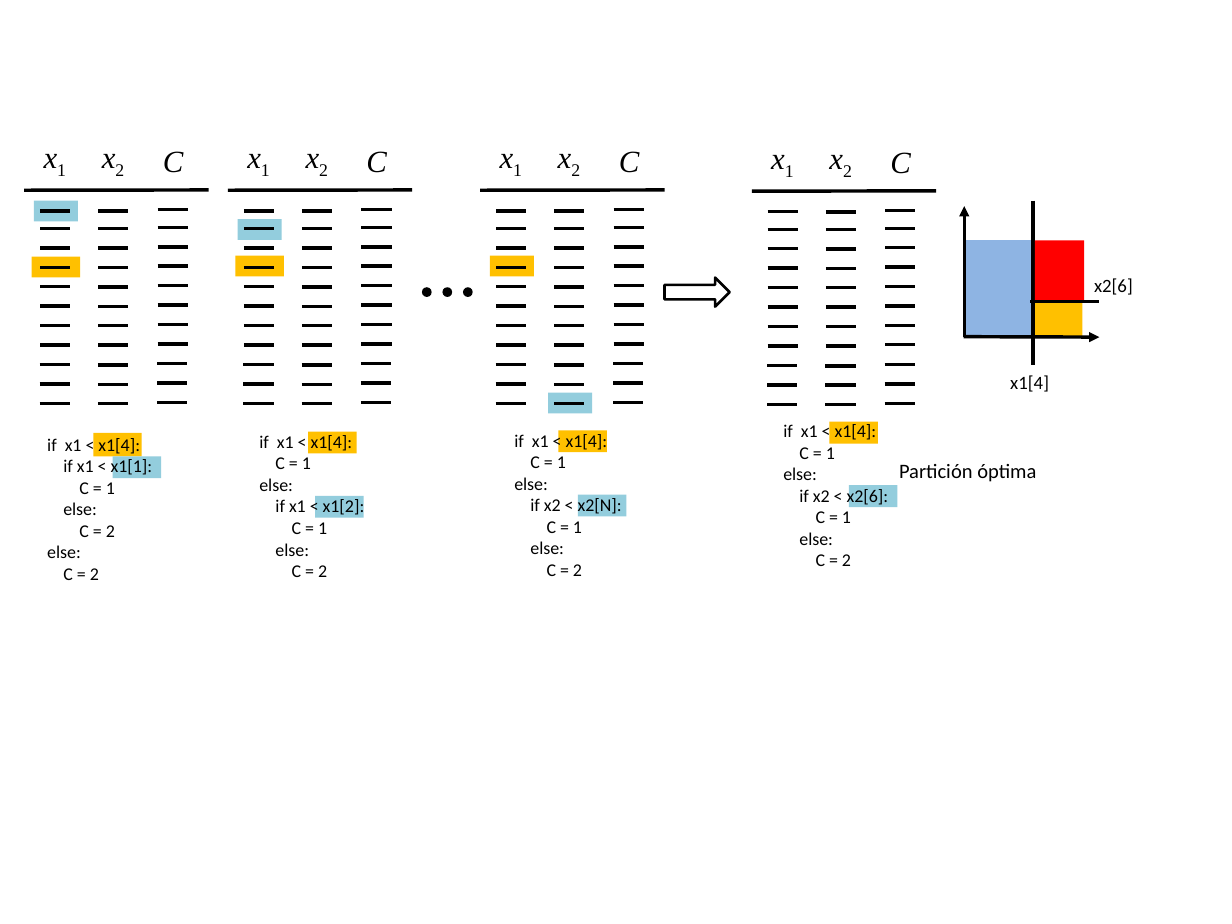
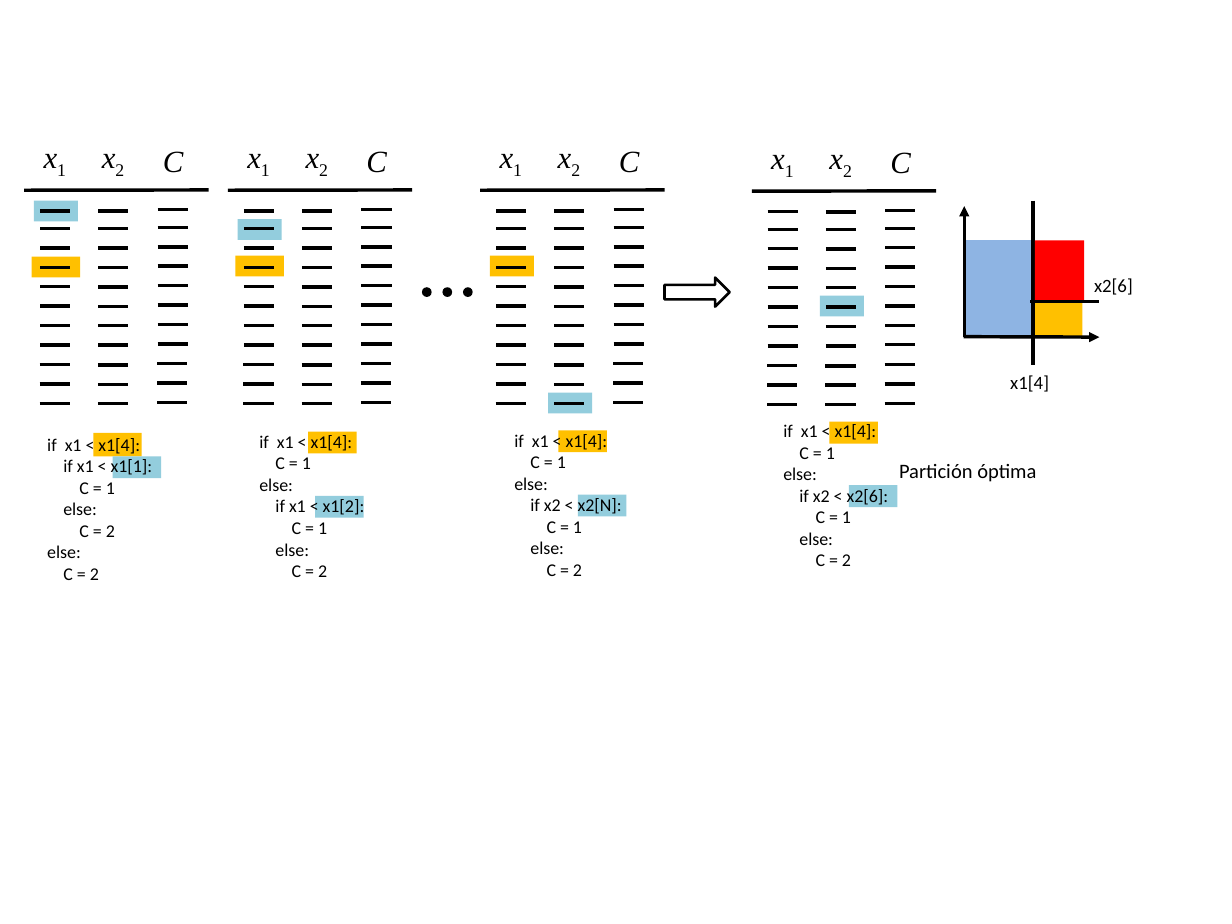
Before and after one commit to maatorresva/R-for-predictive-analytics, a slide deck: slide 20 of plantilla figuras NN.pptx. Drawn at 1232x924 pixels with LibreOffice and Linux fonts; fonts in the diff are those of the drawing. Boxes give left, top, right and bottom in pixels: in the first picture for what was removed or moved away, otherwise in the second. Text is boxed around its words. In the diff, an @@ line names an element or a change of style, - is before the commit and + after.

```diff
--- a/plantilla figuras NN.pptx
+++ b/plantilla figuras NN.pptx
@@ rectangle added at (819, 296, 864, 317), fill #93CDDD @@
```
Also in this commit, not shown: 1 slide added, 1 other file.
